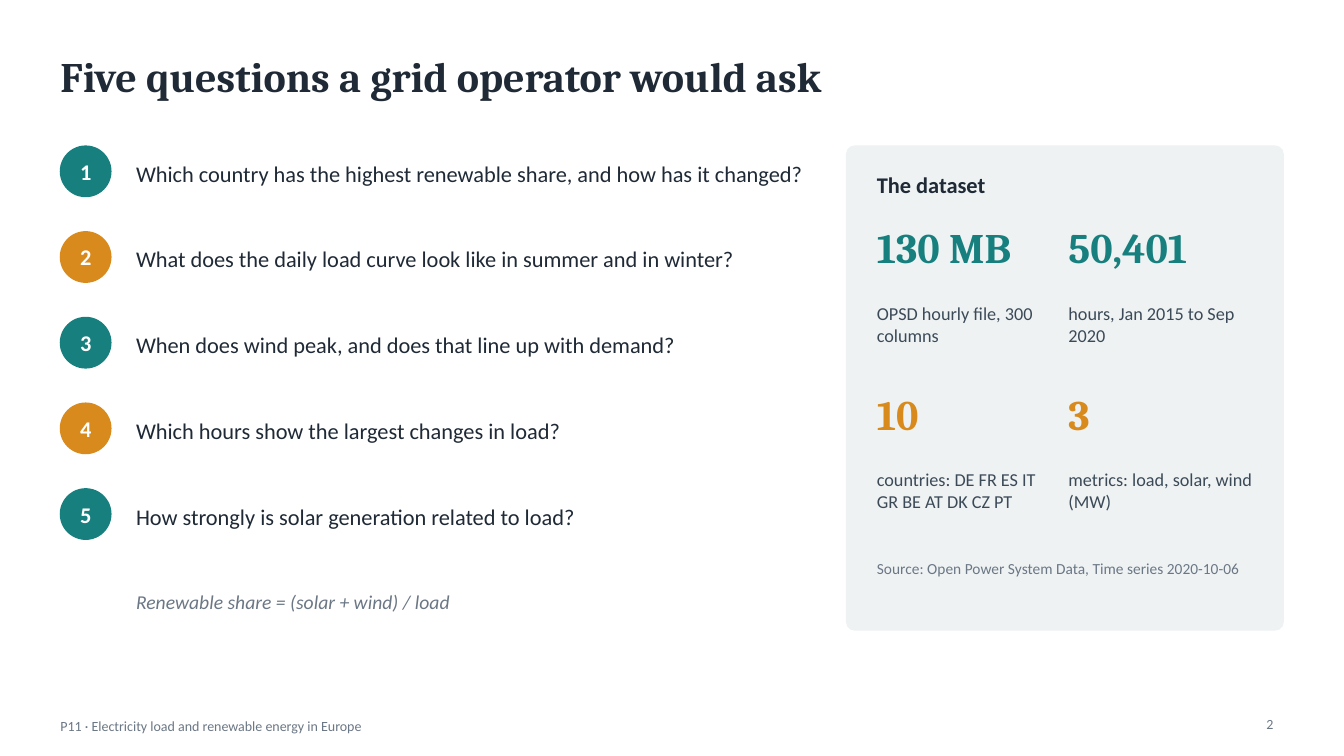
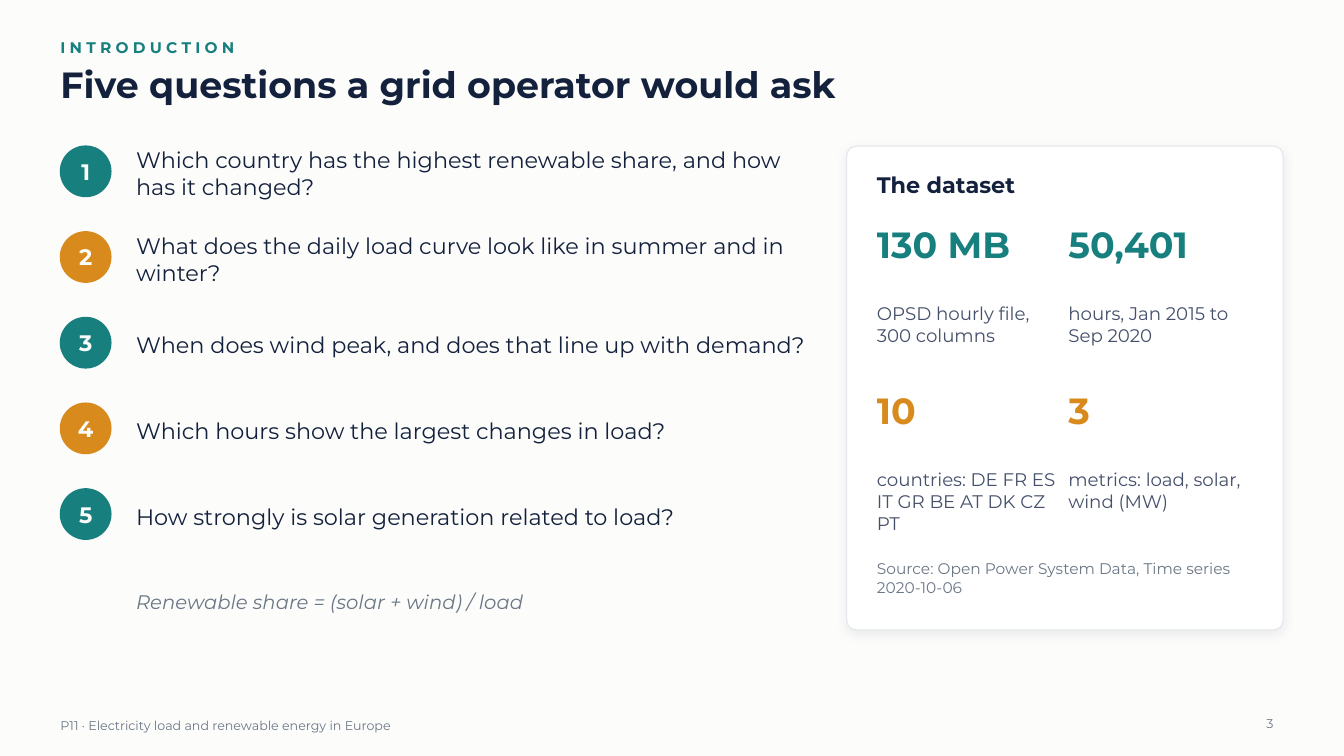
Before and after one commit to krishmungase/P11-Energy, a slide deck: slide 3 of slides/P11_Energy_Presentation.pptx (slide 2 before the commit). Drawn at 1344x756 pixels with LibreOffice and Linux fonts; fonts in the diff are those of the drawing. Boxes give left, top, right and bottom in pixels: in the first picture for what was removed or moved away, otherwise in the second. Text is boxed around its words. In the diff, an @@ line names an element or a change of style, - is before the commit and + after.

Commit message:
Slides: new design with Montserrat, section dividers and a PDF copy
- dark cover and four numbered section dividers, section label above
  each title, white cards on the same surface colour as the charts
- Montserrat for all text; the PDF has the font embedded, for PCs where
  Montserrat is not installed
- fixed text that overflowed its card with the wider font

```diff
--- a/slides/P11_Energy_Presentation.pptx
+++ b/slides/P11_Energy_Presentation.pptx
@@ background #FFFFFF to #FCFCFB @@
@@ text added at [60,42,234,53], 11 pt, text #17807F, bold @@
+INTRODUCTION
@@ title "Five questions a grid operator ..." at [60,69,836,106]: size 30 to 26 pt, font Cambria to Montserrat, text colour #1F2A36 to #14213D; vertical alignment middle to top @@
@@ rounded rectangle at [847,146,1284,630]: fill #EEF2F3 to #FFFFFF; outline #EEF2F3 1 pt to #E3E7EC 0.75 pt; shadow on; proportions changed @@
@@ font Calibri to Montserrat, text colour #1F2A36 to #14213D in 6 elements at [136,151,780,200], [136,237,784,281], [136,336,804,358], [136,422,665,444], [136,508,674,530], [877,176,1015,193] @@
@@ size 30 to 26 pt, font Cambria to Montserrat in 4 elements at [877,232,1011,259], [1068,232,1187,264], [877,398,916,425], [1068,398,1090,425] @@
@@ font Calibri to Montserrat, text colour #3C4A58 to #45506A in 4 elements at [877,306,1030,342], [1068,306,1228,346], [877,472,1055,530], [1068,472,1241,512] @@
@@ font Calibri to Montserrat, text colour #FFFFFF to #FCFCFB in 5 elements at [81,164,90,180], [79,249,92,265], [79,335,92,352], [78,421,93,437], [79,507,92,524] @@
@@ text "Source: Open Power System Data, ..." at [877,562,1230,593]: font Calibri to Montserrat @@
@@ text "Renewable share = (solar + ..." at [136,594,523,613]: font Calibri to Montserrat @@
@@ text "P11 · Electricity load and ..." at [60,720,391,733]: size 10 to 9 pt, font Calibri to Montserrat @@
@@ page number at [1266,719,1273,728]: text changed; size 10 to 9 pt; font Calibri to Montserrat @@
-2
+3
```
Also in this commit, not shown: 16 other slides changed, 4 slides added, 3 other files.
